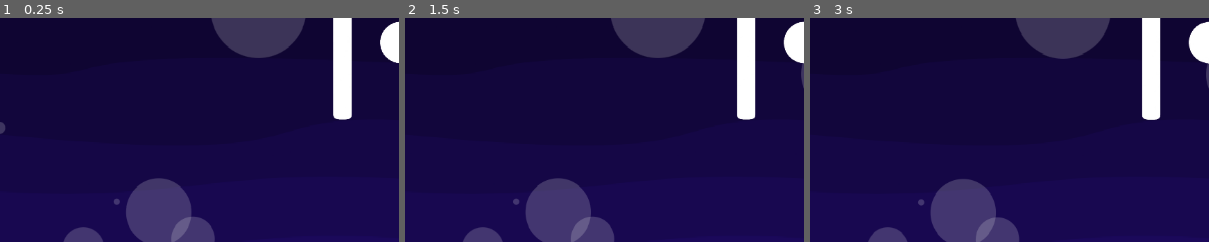
Above: before the commit, frames 1-3 (left to right).
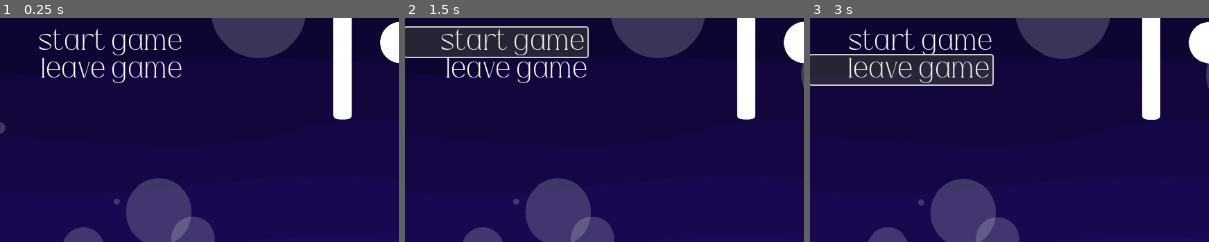
Above: after the commit, the same moments.

Repository: andrey-olivatto-garcia/Into-the-pong
Game: Godot game, scene res://scenes/menu/main_menu.tscn
Same seed, same stepped clock (60 frames per second), same inputs: the game is played once before the commit and once after it.
Inputs (mouse positions are % of the whole screen's width and height, from its top left):
- Up to frame 1 (0.25 s): no input
- Up to frame 2 (1.5 s): click (11, 56) at 0.5 s, where only the run after the commit has a clickable "leave game"; click (11, 50) at 1.25 s, where only the run after the commit has a clickable "start game"
- Up to frame 3 (3 s): click (11, 50) at 2 s, where only the run after the commit has a clickable "start game"; click (11, 56) at 2.75 s, where only the run after the commit has a clickable "leave game"
The pictures show only the part of the screen within x 0-50%, y 45-95%; the shares and areas given below are measured in that part.

The runs differ from the first frame. In frame 1, 1.9% of the frame differs, in the area x 9-46%, y 4-30%; in frame 2, 7.6%, in the area x 0-47%, y 3-30%; in frame 3, 7.5%.

Commit message:
Botoes
botoes adicionados eba

Diff:
--- a/into-the-pong/scenes/menu/main_menu.tscn
+++ b/into-the-pong/scenes/menu/main_menu.tscn
@@ -1,10 +1,17 @@
-[gd_scene load_steps=6 format=3 uid="uid://ch6uoaw32bisu"]
+[gd_scene load_steps=9 format=3 uid="uid://ch6uoaw32bisu"]
 
 [ext_resource type="Texture2D" uid="uid://p5sbhihdwrwd" path="res://sprites/background/wave_background.png" id="1_247la"]
 [ext_resource type="Texture2D" uid="uid://bxki0opk8mo5c" path="res://sprites/icon/icon.png" id="2_kiqgm"]
 [ext_resource type="Texture2D" uid="uid://df4qes1u0u03r" path="res://sprites/background/flakes.png" id="3_hj162"]
 [ext_resource type="Script" uid="uid://dpfisa64tpmwg" path="res://scripts/menu/character.gd" id="4_xn6kt"]
 [ext_resource type="Script" uid="uid://b006kpi0i608h" path="res://scripts/menu/snow_far.gd" id="6_isoef"]
+[ext_resource type="FontFile" uid="uid://bimbtukopxhdm" path="res://font/hiden-certon.ttf" id="6_xn6kt"]
+
+[sub_resource type="StyleBoxFlat" id="StyleBoxFlat_xn6kt"]
+bg_color = Color(0.6, 0.6, 0.6, 0)
+
+[sub_resource type="StyleBoxFlat" id="StyleBoxFlat_isoef"]
+bg_color = Color(0.6, 0.6, 0.6, 0)
 
 [node name="MainMenu" type="Control"]
 layout_mode = 3
@@ -33,3 +40,35 @@
 scale = Vector2(1, 1.036)
 texture = ExtResource("3_hj162")
 script = ExtResource("6_isoef")
+
+[node name="start" type="Button" parent="."]
+layout_mode = 1
+anchors_preset = 4
+anchor_top = 0.5
+anchor_bottom = 0.5
+offset_top = -20.0
+offset_right = 263.0
+offset_bottom = 22.0
+grow_vertical = 2
+theme_override_colors/font_color = Color(1, 1, 1, 1)
+theme_override_fonts/font = ExtResource("6_xn6kt")
+theme_override_font_sizes/font_size = 36
+theme_override_styles/normal = SubResource("StyleBoxFlat_xn6kt")
+text = "start game"
+alignment = 2
+
+[node name="leave" type="Button" parent="."]
+layout_mode = 1
+anchors_preset = 4
+anchor_top = 0.5
+anchor_bottom = 0.5
+offset_top = 20.0
+offset_right = 263.0
+offset_bottom = 62.0
+grow_vertical = 2
+theme_override_colors/font_color = Color(1, 1, 1, 1)
+theme_override_fonts/font = ExtResource("6_xn6kt")
+theme_override_font_sizes/font_size = 36
+theme_override_styles/normal = SubResource("StyleBoxFlat_isoef")
+text = "leave game"
+alignment = 2
Binary file added: into-the-pong/font/hiden-certon.ttf
Not shown, added: into-the-pong/font/hiden-certon.ttf.import
